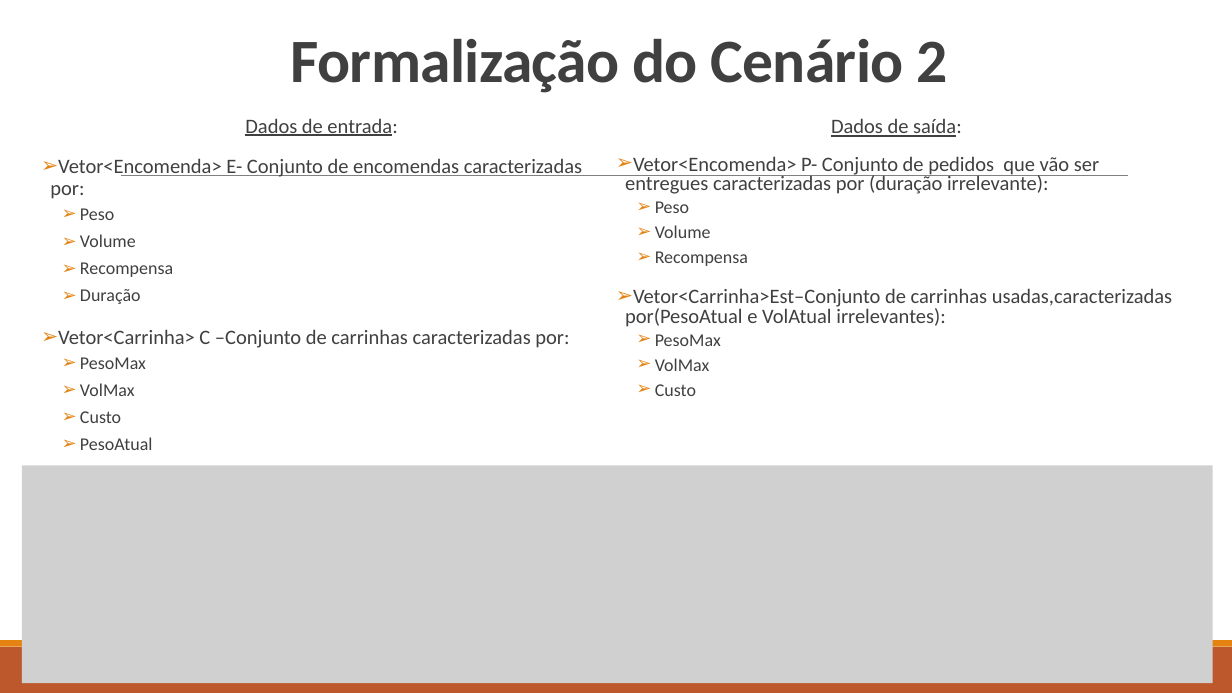
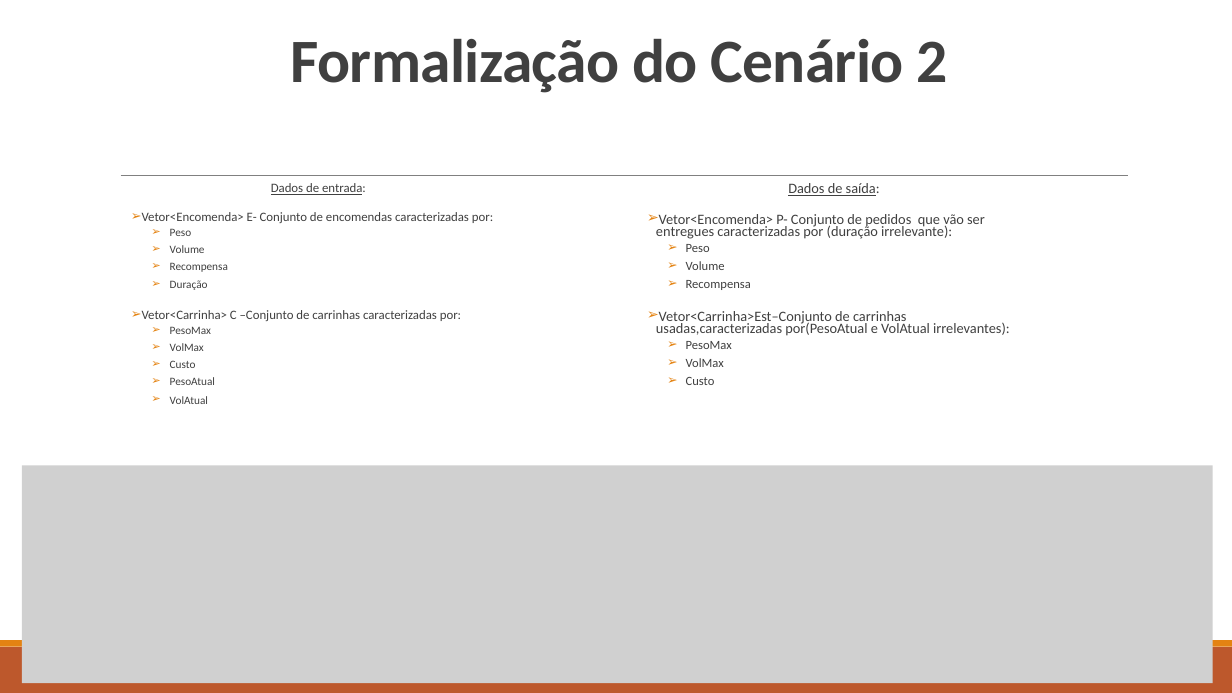
Before and after one commit to Miggs7/DA-Proj-22, a slide deck: slide 6 of Presentation/Logística Urbana para Entrega de Mercadorias.pptx. Drawn at 1232x693 pixels with LibreOffice and Linux fonts; fonts in the diff are those of the drawing; grey boxes stand for pictures. Boxes give left, top, right and bottom in pixels: in the first picture for what was removed or moved away, otherwise in the second. Text is boxed around its words. In the diff, an @@ line names an element or a change of style, - is before the commit and + after.

```diff
--- a/Presentation/Logística Urbana para Entrega de Mercadorias.pptx
+++ b/Presentation/Logística Urbana para Entrega de Mercadorias.pptx
@@ text "Dados de entrada:": place and size @@
-text "Dados de entrada:" at (50,118,582,450)
+text "Dados de entrada:" at (142,183,493,404)
@@ text "Dados de entrada:" at (142,183,493,404): size 16 to 10 pt in "Dados de entrada:", "Vetor<Encomenda> E- Conjunto de encomendas caracterizadas po ...", "Vetor<Carrinha> C –Conjunto de carrinhas caracterizadas por:"; size 14 to 8.8 pt in "Peso", "Volume", "Recompensa", "Duração" and 5 more places; line spacing 0.9 to 0.7 @@
@@ text "Dados de saída:": place and size @@
-text "Dados de saída:" at (625,118,1172,396)
+text "Dados de saída:" at (656,183,1010,385)
@@ text "Dados de saída:" at (656,183,1010,385): size 16 to 11.2 pt in "Dados de saída:", "Vetor<Encomenda> P- Conjunto de pedidos que vão ...", "Vetor<Carrinha>Est–Conjunto de carrinhas usadas,caracterizad ..."; size 14 to 9.8 pt in "Peso", "Volume", "Recompensa", "PesoMax" and 2 more places; line spacing 0.8 to 0.7 @@
```
Also in this commit, not shown: 5 other slides changed.
